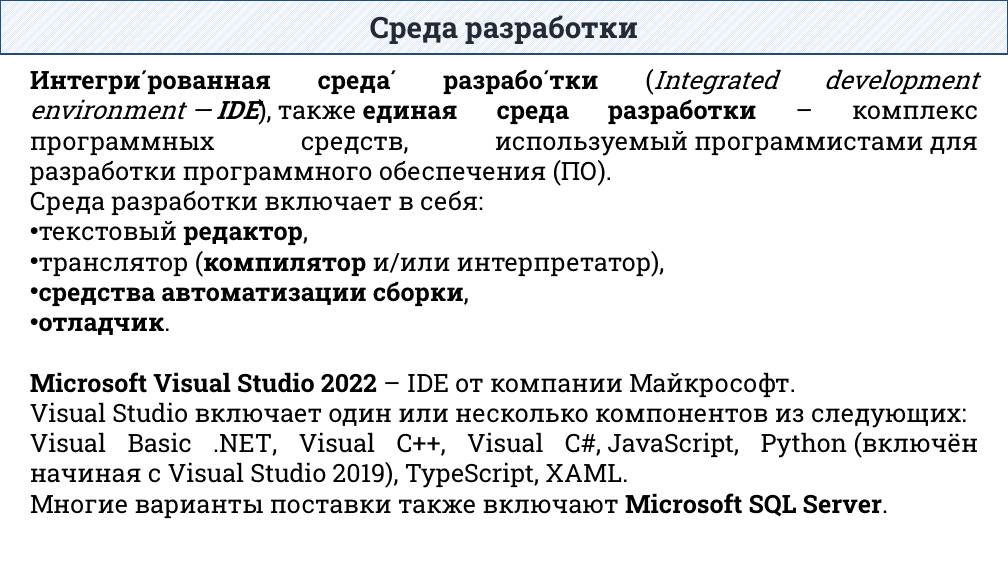
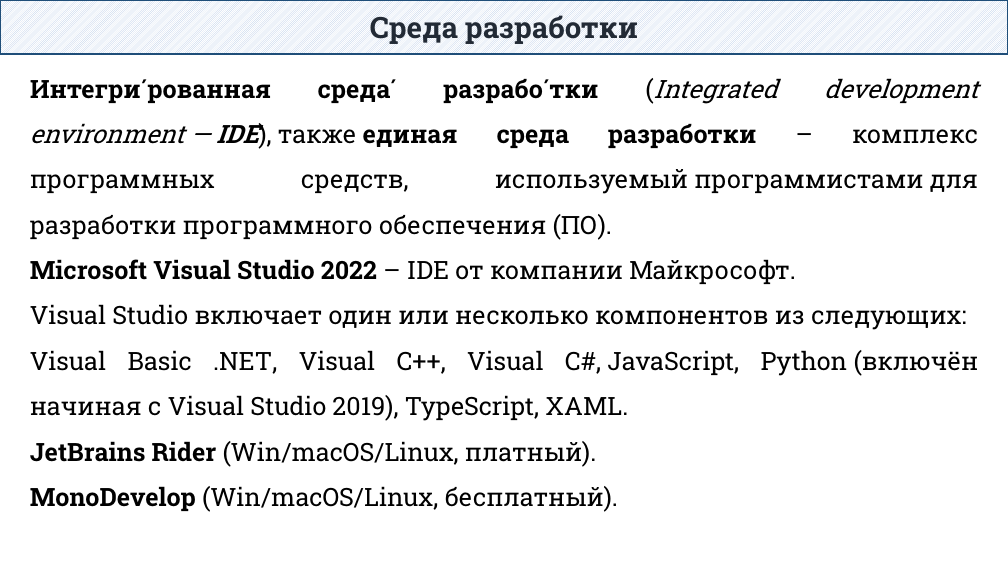
Before and after one commit to DaniilKlyukin/ITiP-1, a slide deck: slide 17 of Лекции/ИТиП лек 1.pptx (slide 11 before the commit). Drawn at 1008x567 pixels with LibreOffice and Linux fonts; fonts in the diff are those of the drawing. Boxes give left, top, right and bottom in pixels: in the first picture for what was removed or moved away, otherwise in the second. Text is boxed around its words. In the diff, an @@ line names an element or a change of style, - is before the commit and + after.

```diff
--- a/Лекции/ИТиП лек 1.pptx
+++ b/Лекции/ИТиП лек 1.pptx
@@ text at box(30, 78, 979, 421): line spacing 1 to 1.5 @@
@@ text at box(30, 191, 665, 335): paragraphs removed @@
-Среда разработки включает в себя:
-• текстовый редактор,
-• транслятор (компилятор и/или интерпретатор),
-• средства автоматизации сборки,
-• отладчик.
@@ text at box(30, 441, 618, 512): text changed @@
-Многие варианты поставки также включают Microsoft SQL Server.
+JetBrains Rider (Win/macOS/Linux, платный).
+MonoDevelop (Win/macOS/Linux, бесплатный).
```
Also in this commit, not shown: 12 other slides changed, 13 slides added, 12 other files.
